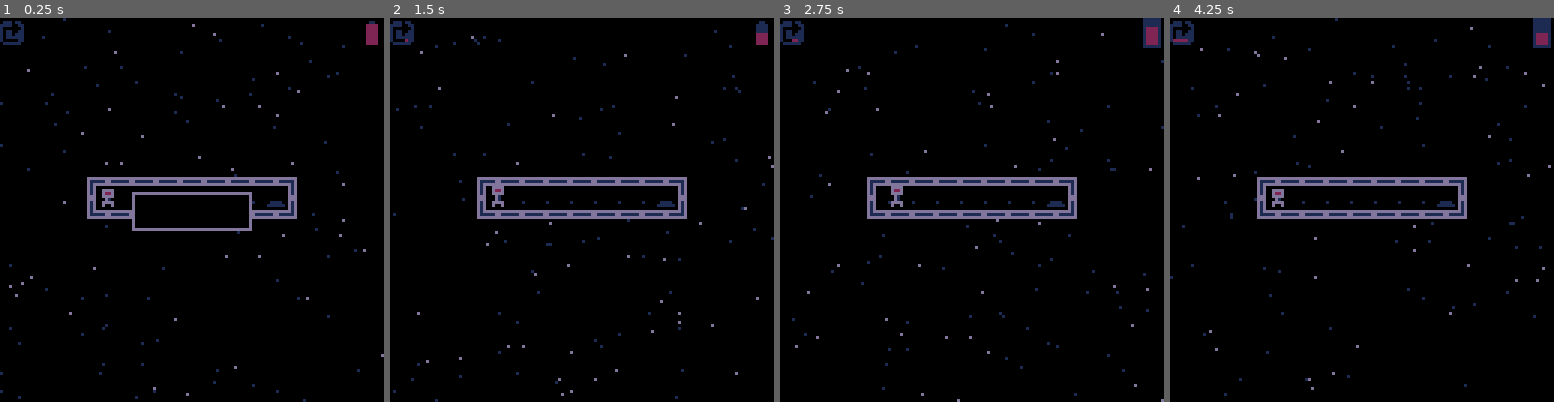
Above: before the commit, frames 1-4 (left to right).
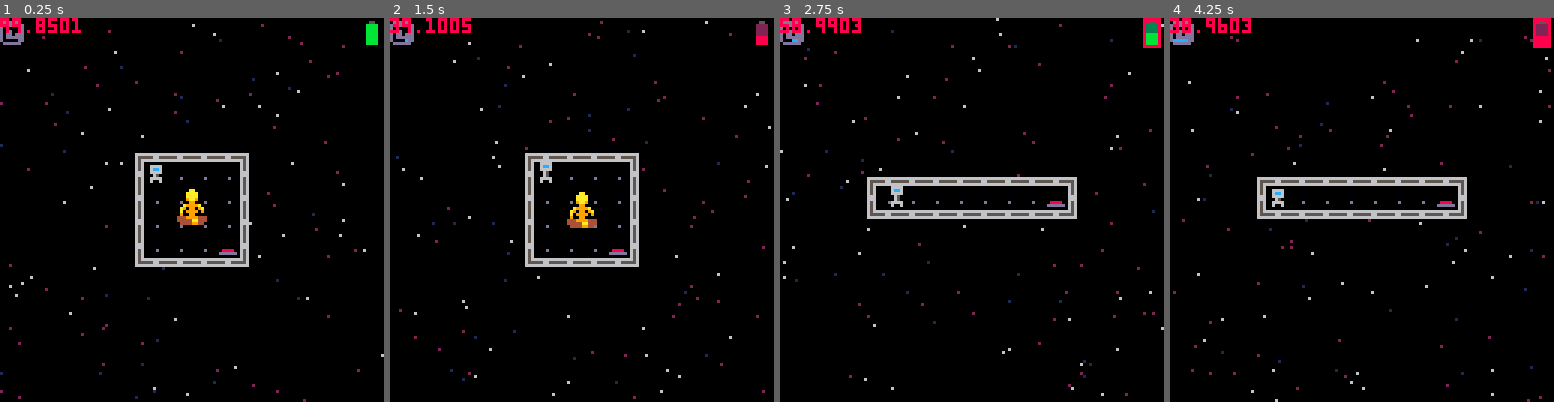
Above: after the commit, the same moments.

Repository: camerondugan/Pico8-Cartridges
Game: PICO-8 cartridge mygames/arbidor.p8
The game is run twice, just before and just after one commit, with the same random seed, the same clock (stepped at 60 frames per second) and the same inputs.
Inputs:
- Up to frame 1 (0.25 s): no input
- Up to frame 2 (1.5 s): tap X (X key) at 0.33, 1.07 s; tap O (Z key) at 0.7 s
- Up to frame 3 (2.75 s): hold Right 1.6-2.1 s; tap O (Z key) at 1.7, 2.1, 2.5 s; tap X (X key) at 1.85 s; hold Up 2.15-2.42 s; hold Right from 2.47 s (still down)
- Up to frame 4 (4.25 s): tap O (Z key) every 0.4 s from 2.9 to 4.1 s; tap X (X key) at 2.97, 4.08 s; release Right at 3.03 s; hold Left 3.08-3.58 s; hold Down 3.63-3.97 s; hold Right from 4.02 s (still down)

The runs differ from the first frame. In frame 1, 7.2% of the frame differs, in the area x 0-100%, y 0-100%; in frame 2, 7.9%; in frame 3, 5.3%; in frame 4, 5.4%.

Commit message:
palletes and levels

Diff:
--- a/mygames/arbidor.p8
+++ b/mygames/arbidor.p8
@@ -29,8 +29,8 @@
 d={}
 
 --game essentials
-levels={1,2,3,5,4,6,7,8,9,10,11,12}
-this_lvl=1
+levels={1,2,3,5,4,6,7,8,9,10,11,12,13,14,15,14}
+this_lvl=15
 doom=100
 doom_i=doom
 
@@ -42,9 +42,17 @@
 	palt(0,false)
 	--make pink transparent
 	palt(14,true)
-	if (this_lvl<=3 and not has_spoken) then
+	--add menu items
+	menuitem(1,"1 bit color",bit_color)
+	menuitem(2,"2 bit color",two_bit_color)
+	menuitem(3,"gameboy colors",gb_colors)
+	--set filter properly
+	if (this_lvl<=3 and not has_spoken and custom_pal==0) then
 		dark_filter()
 	end
+	if (custom_pal==1) mono_filter()
+	if (custom_pal==2) dark_filter()
+	if (custom_pal==3) gb_filter()
 end
 
 function _init()
@@ -92,7 +100,7 @@
 			print(i,8)
 		end
 	end
-	d={}
+	d={doom}
 end
 
 function update_tiles()
@@ -164,6 +172,7 @@
 		if lvl_tt==0 then
 			lvl_tt=t()
 			lvl_t=true
+			sfx(1)
 		end
 	end
 	local timer=t()-lvl_tt
@@ -198,7 +207,11 @@
 		this_lvl=num
 	else
 		bat_warn=true
-		doom-=20
+		doom-=doom_i/5
+	end
+	if (this_lvl>15) then
+		doom_i=50
+		doom=min(50,doom)
 	end
 	on_lvl_end()
 	init_map()
@@ -256,6 +269,39 @@
 	end
 end
 
+function gb_filter()
+	pal({[0]=0,3,131,11,138,139,134,135,136,137,138,139,140,141,142,143},1)
+	for p=0,15 do
+		if(p==0 or p==14) then
+			pal(p,0) --floor
+		elseif(p>5 and p<7) then
+			pal(p,4) --body
+		elseif(p>8 and p<13) then
+			pal(p,5) --highlights
+		else
+			pal(p,2) --shadows
+		end
+	end
+end
+
+custom_pal=0
+
+function bit_color()
+	def_pal()
+	custom_pal=1
+	mono_filter()
+end
+
+function two_bit_color()
+	def_pal()
+	custom_pal=2
+	dark_filter()
+end
+
+function gb_colors()
+	custom_pal=3
+	gb_filter()
+end
 function mono_filter()
 	for p=0,15 do
 		if (p==0 or p==14) then
@@ -264,6 +310,10 @@
 			pal(p,6)
 		end
 	end
+end
+
+function def_pal()
+		pal({[0]=0,1,2,3,4,5,6,7,8,9,10,11,12,13,14,15},1)
 end
 
 function no_filter()
@@ -895,7 +945,6 @@
 	sys_timer=t()-reset_offset
 	sys_timer%=reset_time
 	if (sys_timer<0.01) then
-		--reload()
 		reset()
 		new_defaults()
 		tiles={}
@@ -1132,6 +1181,7 @@
 end
 
 has_spoken=false
+eb_lines={}
 function new_eb(ax,ay)
 	return {
 		s=34,
@@ -1146,19 +1196,26 @@
 			s.oy=sin(t()/3)+0.1
 		end,
 		dialogue=function(s)
-			if (this_lvl >3) return {"strange seeing","you again..."}
-						s.c=s.c or 0
-		 if (s.c==0) then
-		 	mset(45,12,43)
-		 	init_tiles()
-		 	no_filter()
-		 	has_spoken=true
+			s.c=s.c or 0
+			if (this_lvl == 3) then
+			 if (s.c==0) then
+			 	mset(45,12,43)
+			 	init_tiles()
+			 	no_filter()
+			 	has_spoken=true
+				end
+				if (s.c==1)	return {"zzz..!▥  ","☉sight enhanced☉  "}
+				if (s.c<3) return {"now go.","free us from corruption!"}
+				if (s.c<4) return {"godspeed!","we will remake you", "if we must."}
+				if (s.c>=4) return {"..."}
+			elseif (this_lvl == 15) then
+				doom_i=50
+				doom=min(doom_i,doom)
+				return {"time is running short.","the battery is draining faster."}
+			elseif (this_lvl >3) then
+				return {"strange seeing","you again..."}
 			end
 			s.c+=1
-			if (s.c==1)	return {"zzz..!▥░▥    ","☉sight enhanced☉  "}
-			if (s.c<3) return {"now go.","free us from corruption!"}
-			if (s.c<4) return {"try not to worry.","we will remake you."}
-			if (s.c>=4) return {"..."}
 		end,
 		draw=function(s)
 		 spr(s.s,s.x+s.ox,s.y+s.oy,s.w,s.h)
@@ -1665,58 +1722,58 @@
 101010101010101010101010101010101010101010101010101010101010101010101010100d090909090909091b2a10101010100d09090909090909240b101010101010101010101010101010101010291e0909090909090909090909091b2a1010101010101010101010101010101010101010101010101010101010101010
 10101010101010101010101010101010101010101010101010101010101010101010101010290c0c0c0c0c0c0c2a101010101010290c0c0c0c0c0c0c0c2a10101010101010101010101010101010101010291e090909090909090909091b2a101010101010101010101010101010101010101010101010101010101010101010
 10101010101010101010101010101010101010101010101010101010101010101010101010101010101010101010101010101010101010101010101010101010101010101010101010101010101010101010290c0c0c0c0c0c0c0c0c0c2a10101010101010101010101010101010101010101010101010101010101010101010
-1010190a1a101010190a0a0a0a1a10101010101010101010101010101010101010101010100a0a0a0a101010101010101010101010101010101010101010101010101010101010101010101010101010101010101010101010101010101010101010101010101010101010101010101010101010101010101010101010101010
-10191d091c1a10191d090909091c1a101010101010101010101010101010101010100a101d090909091c100a1010101010101010190a0a0a0a1a10101010101010101010101010101010101010101010101010101010101010101010101010101010101010101010101010101010101010101010101010101010101010101010
-100d0909090b100d0909090909090b1010101024101010101010101010101010101d090e0909090909090e091c101010101010100d252525250b10101010101010101010101010101010101010101010101010101010101010101010101010101010101010101010101010101010101010101010101010101010101010101010
-191d0909091c1a0d0909010909090b1010101010101010190a0a0a0a0a0a0a1a0d0909090925090925090909090b1010101010191d090909091c1a101010101010101010101010101010101010101010101010101010101010101010101010101010101010101010101010101010101010101010101010101010101010101010
-0d09090909090b0d0909092109090b1010101010190a0a1d090909090909250b101e090f0909090909090f091b1010101010100d0909090935090b101010101010101010101010101010101010101010101010101010101010101010101010101010101010101010101010101010101010101010101010101010101010101010
-0d09092b09090b0d0909090909090b10101010191d09090909091b0c0c0c0c2a10100c101e090101091b100c101010101010100d0909090909090b101010101010101010101010101010101010101010101010101010101010101010101010101010101010101010101010101010101010101010101010101010101010101010
-0d09090909090b291e090909091b2a101010100d0909090109090b101010101010101010101e09091b101010101010101010100d0935262626260b101010101010101010101010101010101010101010101010101010101010101010101010101010101010101010101010101010101010101010101010101010101010101010
-0d09090909090b10290c0c0c0c2a101010190a1d090909091b0c2a101010101010101010390d09090b391010101010101010100d0909260909090b101010101010101010101010101010101010101010101010101010101010101010101010101010101010101010101010101010101010101010101010101010101010101010
-0d09240909090b1010190a0a0a1a1010191d090909091b0c2a10101010101010101010190a1d09091c0a1a1010101010101010291e092609091b2a101010101010101010101010101010101010101010101010101010101010101010101010101010101010101010101010101010101010101010101010101010101010101010
-0d09090909090b190a1d0909091c0a1a0d09090909090b1010101010101010101010191d0909090909091c1a10101010101010100d092609010b10101010101010101010101010101010101010101010101010101010101010101010101010101010101010101010101010101010101010101010101010101010101010101010
-0d09090922090b0d090909090909090b0d0926091b0c2a10102410101010101010100d09092609092609090b1010101010101010290c0c0c0c2a10101010101010101010101010101010101010101010101010101010101010101010101010101010101010101010101010101010101010101010101010101010101010101010
-0d09090909090b0d2009092b0909240b291e39090b10101024241010101010101010291e0909090909091b2a101010101010101010101010101010101010101010101010101010101010101010101010101010101010101010101010101010101010101010101010101010101010101010101010101010101010101010101010
-291e0921091b2a0d090909090909090b10290c0c2a1010101010101010101010101010291e091b1e091b2a100a0a1a101010101010101010101010101010101010101010101010101010101010101010101010101010101010101010101010101010101010101010101010101010101010101010101010101010101010101010
-100d0909090b10290c1e0939091b0c2a10101010101010101010101010101010101010100d090b0d090b100d22090b101010101010101010101010101010101010101010101010101010101010101010101010101010101010101010101010101010101010101010101010101010101010101010101010101010101010101010
-10291e091b2a101010290c0c0c2a101010101010101010101010101010101010101010100d2b0b0d2b0b100d09090b101010101010101010101010101010101010101010101010101010101010101010101010101010101010101010101010101010101010101010101010101010101010101010101010101010101010101010
-1010290c2a10101010101010101010101010101010101010101010101010101010101010290c2a290c2a10290c0c2a101010101010101010101010101010101010101010101010101010101010101010101010101010101010101010101010101010101010101010101010101010101010101010101010101010101010101010
-…(39 lines of a section not shown)…
+1010190a1a101010190a0a0a0a1a10101010101010101010101010101010101010101010100a0a0a0a10101010101010101010101010101010101010101010101010190a0a0a1a1010101010101010101010101010101010190a1a10101010101010101010101010101010101010101010101010101010101010101010101010
+10191d091c1a10191d090909091c1a101010101010101010101010101010101010100a101d090909091c100a1010101010101010190a0a0a0a1a10101010101010100d2409251c1a1010190a0a0a0a1a1010190a1a1010100d390b10101010101010101010101010101010101010101010101010101010101010101010101010
+100d0909090b100d0909090909090b1010101024101010101010101010101010101d090e0909090909090e091c101010101010100d252525250b10101010101010100d090926090b10100d250909090b10100d011c1a10100d091c1a101010101010101010101010101010101010101010101010101010101010101010101010
+191d0909091c1a0d0909010909090b1010101010101010190a0a0a0a0a0a0a1a0d0909090925090925090909090b1010101010191d090909091c1a101010101010100d090909091c0a0a1d260935090b10100d09090b10100d09090b190a0a1a1010101010101010101010101010101010101010101010101010101010101010
+0d09090909090b0d0909092109090b1010101010190a0a1d090909090909250b101e090f0909090909090f091b1010101010100d0909090935090b101010101010191d0935090909090909090909090b1010291e091c0a1a291e2b1c1d09090b1010101010101010101010101010101010101010101010101010101010101010
+0d09092b09090b0d0909090909090b10101010191d09090909091b0c0c0c0c2a10100c101e090101091b100c101010101010100d0909090909090b1010101010100d090909091b0c0c0c0c1e2109090b1010100d0909091c0a1d0909092b090b1010101010190a0a0a0a1a101010101010101010101010101010101010101010
+0d09090909090b291e090909091b2a101010100d0909090109090b101010101010101010101e09091b101010101010101010100d0926262626090b1010101010100d09091b0c2a190a0a1a290c0c0c2a101010291e090909090909091b0c0c2a10101010100d010909090b101010101010101010101010101010101010101010
+0d09090909090b10290c0c0c0c2a101010190a1d090909091b0c2a101010101010101010390d09090b391010101010101010100d0909090909090b1010101010100d2b1b2a10191d09351c1a10190a1a10190a0a1d090909090909091c0a1a1010101010100d092223090b101010101010101010101010101010101010101010
+0d09240909090b1010190a0a0a1a1010191d090909091b0c2a10101010101010101010190a1d09091c0a1a1010101010101010291e360909091b2a1010101010100d210b10191d090909090b100d350b100d01090909093509090909092b0b1010101010100d093233090b101010101010101010101010101010101010101010
+0d09090909090b190a1d0909091c0a1a0d09090909090b1010101010101010101010191d0909090909091c1a10101010101010100d090909010b10101010101010290c2a100d090921091b2a10290c2a10290c0c1e0909090909091b0c0c2a1010101010100d0909092b0b101010101010101010101010101010101010101010
+0d09090922230b0d090909090909090b0d0926091b0c2a10102410101010101010100d09092609092609090b1010101010101010290c0c0c0c2a10101010101010190a1a10291e0909010b10101010101010190a1d0909090909091c0a0a1a101010101010290c0c0c0c2a101010101010101010101010101010101010101010
+0d09090932330b0d2009092b0909240b291e39090b10101024241010101010101010291e0909090909091b2a1010101010101010101010101010101010101010100d350b1010290c0c0c2a10190a1a1010100d010909091b1e09090909090b101010101010101010101010101010101010101010101010101010101010101010
+291e0921091b2a0d090909090909090b10290c0c2a1010101010101010101010101010291e091b1e091b2a100a0a1a101010101010101010101010101010101010290c2a190a1a190a1a10100d370b101010291e091b0c2a291e0909092b0b101010101010101010101010101010101010101010101010101010101010101010
+100d0909090b10290c1e0939091b0c2a10101010101010101010101010101010101010100d090b0d090b100d22090b101010101010101010101010101010101010190a1a0d350b0d200b1010290c2a10101010290c2a190a0a1d090909090b101010101010101010101010101010101010101010101010101010101010101010
+10291e091b2a101010290c0c0c2a101010101010101010101010101010101010101010100d2b0b0d2b0b100d09090b1010101010101010101010101010101010100d350b290c2a290c2a1010101010101010101010100d390909091b0c0c2a101010101010101010101010101010101010101010101010101010101010101010
+1010290c2a10101010101010101010101010101010101010101010101010101010101010290c2a290c2a10290c0c2a101010101010101010101010101010101010290c2a101010101010101010101010101010101010290c0c0c0c2a101010101010101010101010101010101010101010101010101010101010101010101010
+…(39 lines of a section not shown)…
Not shown, changed: the sound effects (__sfx__) section of mygames/arbidor.p8
